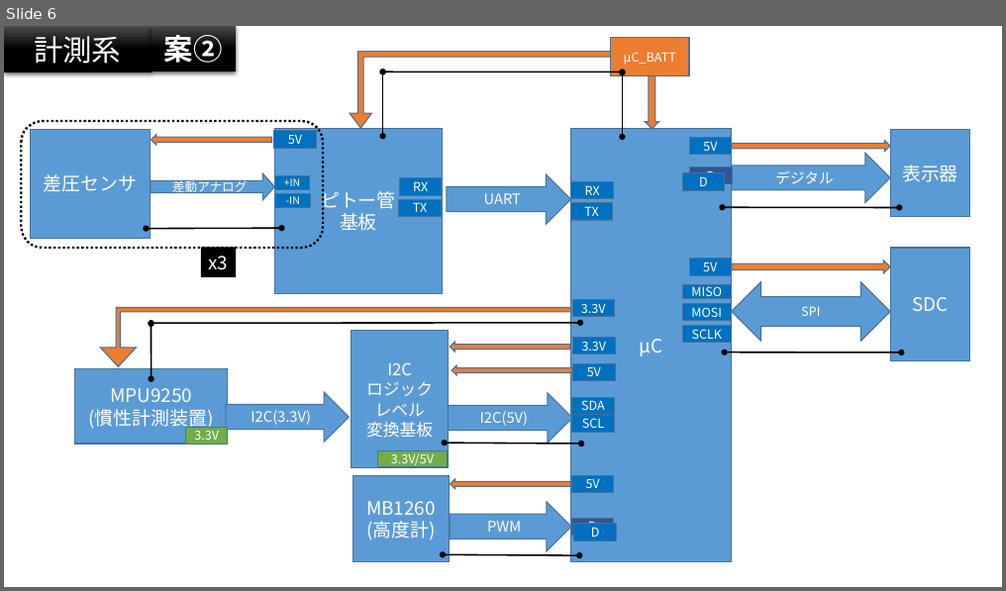
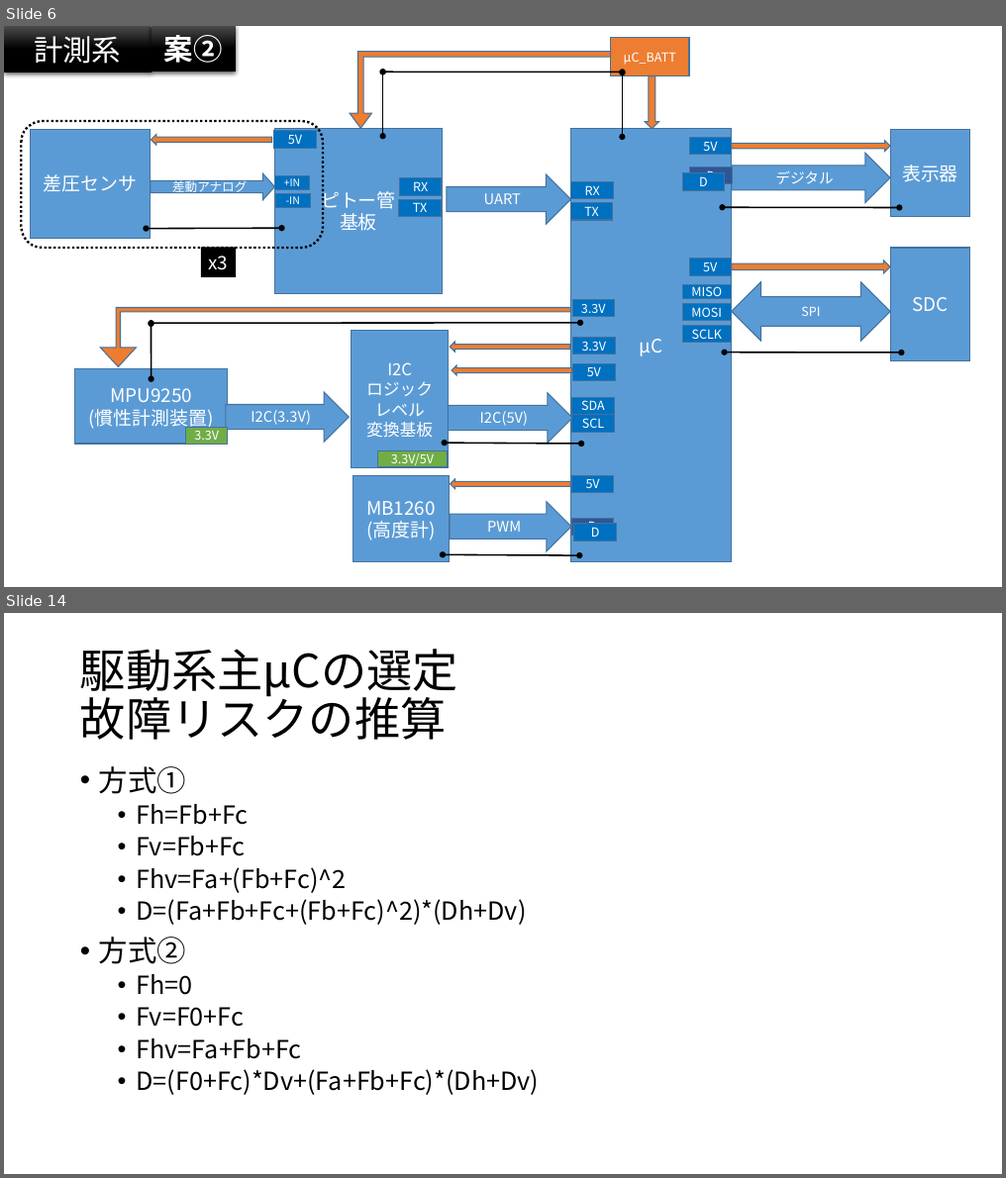
Before and after one commit to TORICA/avio17, a slide deck: 電装全体構成_TORICA_17_LUMINOUS.pptx. Shown one above the other, each under a label of ours: slide 6 before the commit, slides 6 and 14 after it; the slides between them are not shown. The pictures are 1006x591 and 1006x1178 pixels, drawn with LibreOffice and Linux fonts; fonts in the diff are those of the drawing. Boxes give left, top, right and bottom in pixels: in the first picture for what was removed or moved away, otherwise in the second. Text is boxed around its words. In the diff, an @@ line names an element or a change of style, - is before the commit and + after.

```diff
--- a/電装全体構成_TORICA_17_LUMINOUS.pptx
+++ b/電装全体構成_TORICA_17_LUMINOUS.pptx
@@ slide 14 added at bbox=[4, 613, 1002, 1174], background #FFFFFF @@
@@ title added at bbox=[80, 649, 458, 740], 44 pt, text #000000 @@
+駆動系主μCの選定
+故障リスクの推算
@@ text added at bbox=[99, 766, 540, 1095], 24 pt, text #000000 @@
+• 方式①
+  • Fh=Fb+Fc
+  • Fv=Fb+Fc
+  • Fhv=Fa+(Fb+Fc)^2
+  • D=(Fa+Fb+Fc+(Fb+Fc)^2)*(Dh+Dv)
+• 方式②
+  • Fh=0
+  • Fv=F0+Fc
+  • Fhv=Fa+Fb+Fc
+  • D=(F0+Fc)*Dv+(Fa+Fb+Fc)*(Dh+Dv)
```
Also in this commit, not shown: 1 slide changed, 9 other slides added, 1 slide removed, 1 other file.
